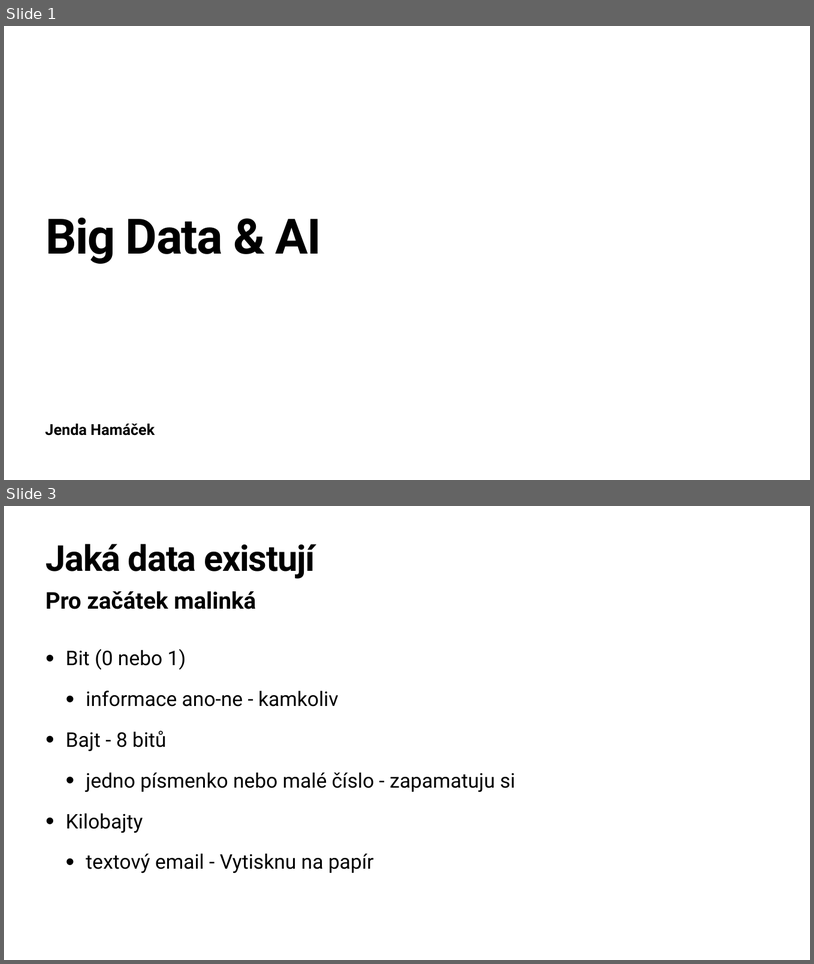
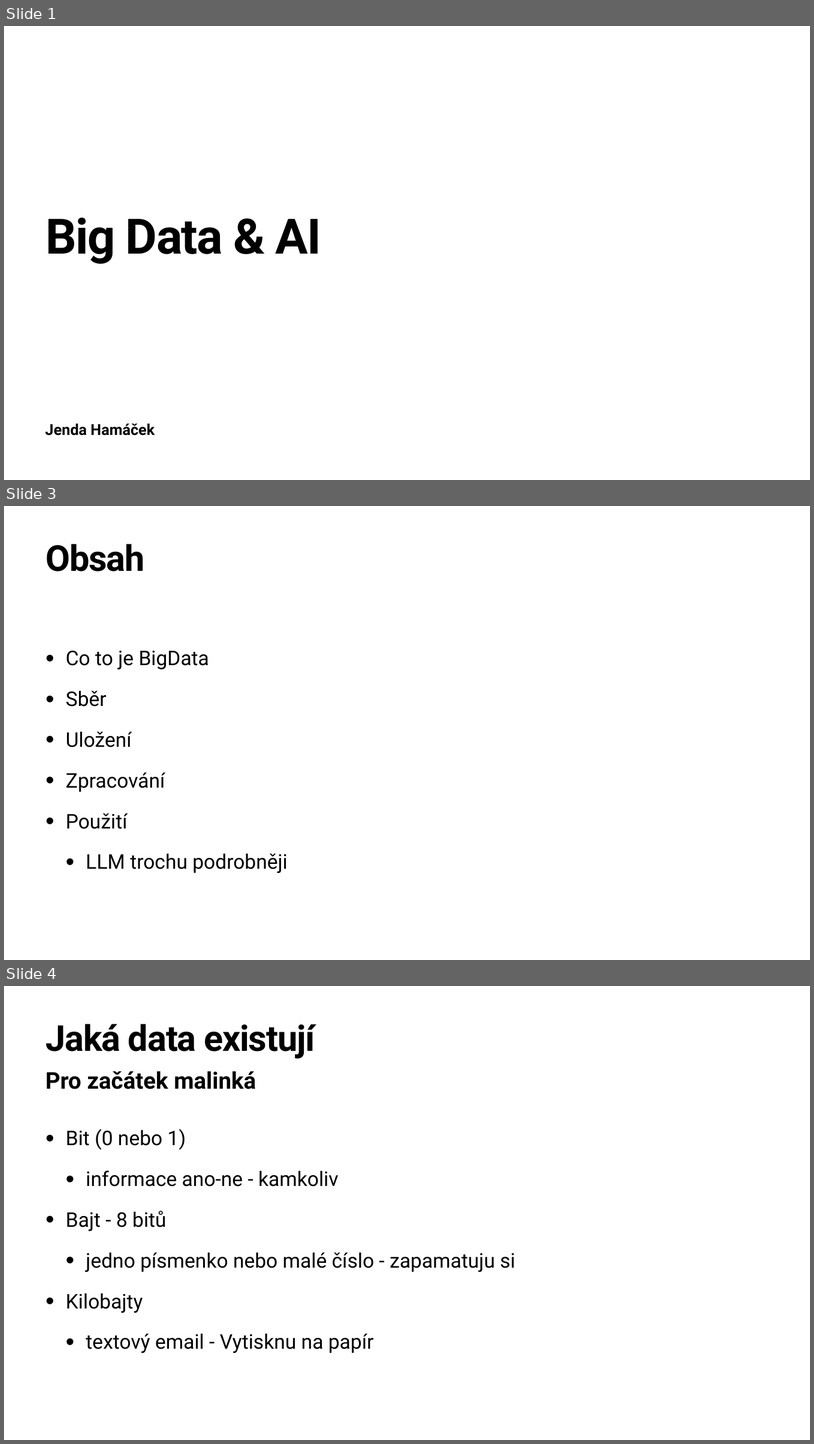
Before and after one commit to hamacekh/Lipnice, a slide deck: 2024/big-data/BigData.pptx. Shown one above the other, each under a label of ours: slides 1 and 3 before the commit, slides 1, 3 and 4 after it; the slides between them are not shown. The pictures are 814x964 and 814x1444 pixels, drawn with LibreOffice and Linux fonts; fonts in the diff are those of the drawing. Boxes give left, top, right and bottom in pixels: in the first picture for what was removed or moved away, otherwise in the second. Text is boxed around its words. In the diff, an @@ line names an element or a change of style, - is before the commit and + after.

```diff
--- a/2024/big-data/BigData.pptx
+++ b/2024/big-data/BigData.pptx
@@ slide 3 added at <box>4,506,810,960</box>, background #FFFFFF @@
@@ title added at <box>45,544,145,571</box>, 85 pt, text #000000, bold @@
+Obsah
@@ text added at <box>66,650,287,873</box>, 48 pt, text #000000 @@
+• Co to je BigData
+• Sběr
+• Uložení
+• Zpracování
+• Použití
+  • LLM trochu podrobněji
@@ what was slide 3 is now slide 4 @@
```
Also in this commit, not shown: 6 slides changed, 8 other slides added, 1 slide removed, 2 other files.
